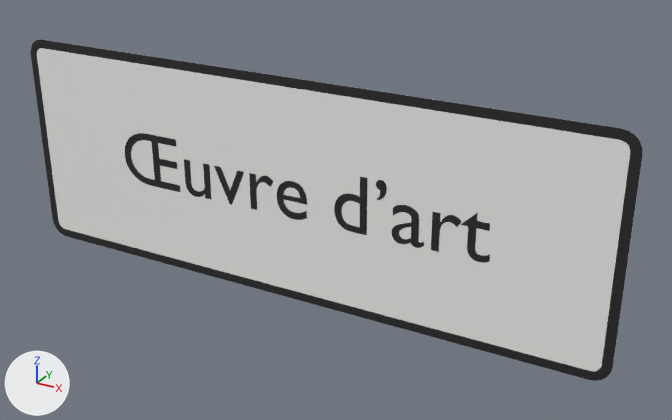
A saved change to the glTF model panneaux/07_E_identification_voirie/E37.glb.
Before and after are seen from a 50 mm lens placed at (0.958, -1.536, 0.753), pointed at (0.094, 0.034, -0.032). The lights are fixed; the arrows at lower left show +X, +Y and +Z. The older version comes first. Where no turn or scale is listed for an object, it has been applied to the vertices. Vertices at exactly the same position are counted once.

In view in the first picture: 'E37_cadre00', 'E37_fond01', 'E37_txt02' and 1 more.
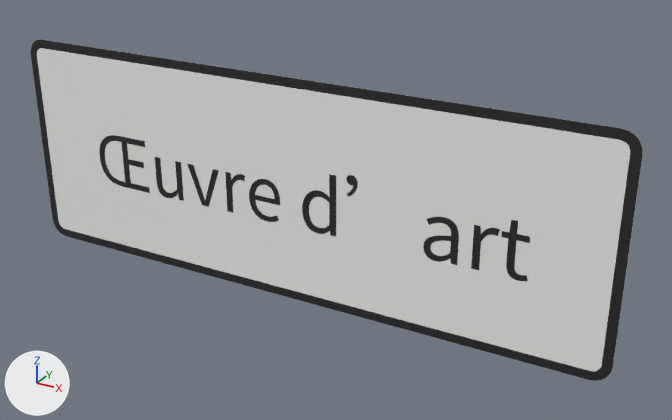
What differs and where, as boxes [x1, y1, x2, y2] in the pictures (672 x 420 px):
'E37_txt02', reshaped (18% wider, 13% taller): before [125, 133, 490, 262]; after [99, 135, 530, 281]
part 1 of me_t_229, rebuilt (8% shorter): before [461, 213, 490, 262]; after [471, 225, 500, 270]
part 2 of me_t_229, rebuilt (16% wider, 20% taller): before [431, 212, 462, 252]; after [423, 217, 459, 265]
part 3 of me_t_229, rebuilt (32% narrower): before [214, 166, 244, 205]; after [225, 172, 245, 212]
part 4 of me_t_229, added (black): after [302, 174, 336, 237]
part 5 of me_t_229, added: after [346, 175, 358, 196]
part 6 of me_t_229, added (black): after [99, 135, 150, 193]
part 7 of me_t_229, added (black): after [501, 220, 530, 281]
part 8 of me_t_229, added (black): after [155, 157, 184, 201]
part 9 of me_t_229, deleted (black): before [392, 205, 424, 248]
part 10 of me_t_229, deleted: before [376, 180, 387, 200]
part 11 of me_t_229, reshaped: before [125, 133, 367, 235]; after [188, 164, 280, 222]

Diff of the bpy script that builds the scene:
```diff
--- a/panneaux/07_E_identification_voirie/E37.glb.py
+++ b/panneaux/07_E_identification_voirie/E37.glb.py
@@ me_t_229 @@
 # used by ob_e37_txt02; location = (0.0, -0.002, 0.0)
-me_t_229.from_pydata(...)  # 1410 vertices, 2796 faces; spans x -0.44..0.448, y 0.0, z -0.057..0.072
+me_t_229.from_pydata(...)  # 1470 vertices, 2916 faces; spans x -0.518..0.525, y 0.0, z -0.077..0.069
+# me_t_229 part 1: the loose piece of 116 vertices spanning x 0.387..0.448, y 0.0, z -0.057..0.044 is rebuilt with 110 vertices and now spans x 0.413..0.464, y 0.0, z -0.074..0.021
+# me_t_229 part 2: the loose piece of 110 vertices spanning x 0.327..0.388, y 0.0, z -0.055..0.029 is rebuilt with 252 vertices and now spans x 0.311..0.384, y 0.0, z -0.077..0.021
+# me_t_229 part 3: the loose piece of 14 vertices spanning x -0.188..-0.109, y 0.0, z -0.057..0.027 is rebuilt with 110 vertices and now spans x -0.158..-0.107, y 0.0, z -0.074..0.021
+# me_t_229 part 4: a new loose piece of 208 vertices spanning x 0.034..0.115, y 0.0, z -0.077..0.061, in mat_noir_pictogramme (black #272727)
+# me_t_229 part 5: a new loose piece of 146 vertices spanning x 0.139..0.164, y 0.0, z 0.021..0.069, in mat_noir_pictogramme (black #272727)
+# me_t_229 part 6: a new loose piece of 124 vertices spanning x -0.518..-0.376, y 0.0, z -0.074..0.051, in mat_noir_pictogramme (black #272727)
+# me_t_229 part 7: a new loose piece of 120 vertices spanning x 0.468..0.525, y 0.0, z -0.077..0.044, in mat_noir_pictogramme (black #272727)
+# me_t_229 part 8: a new loose piece of 114 vertices spanning x -0.352..-0.278, y 0.0, z -0.077..0.018, in mat_noir_pictogramme (black #272727)
+# me_t_229 part 9: the loose piece of 348 vertices spanning x 0.241..0.312, y 0.0, z -0.057..0.029 is deleted
+# me_t_229 part 10: the loose piece of 122 vertices spanning x 0.205..0.228, y 0.0, z 0.027..0.072 is deleted
+# me_t_229 part 11: 2 vertices moved within x -0.222, y 0.0, z -0.05; 696 vertices removed from x -0.44..0.186, y 0.0, z -0.057..0.07; 282 vertices added at x -0.26..-0.02, y 0.0, z -0.077..0.021
 me_t_229.materials.append(mat_noir_pictogramme)
```
